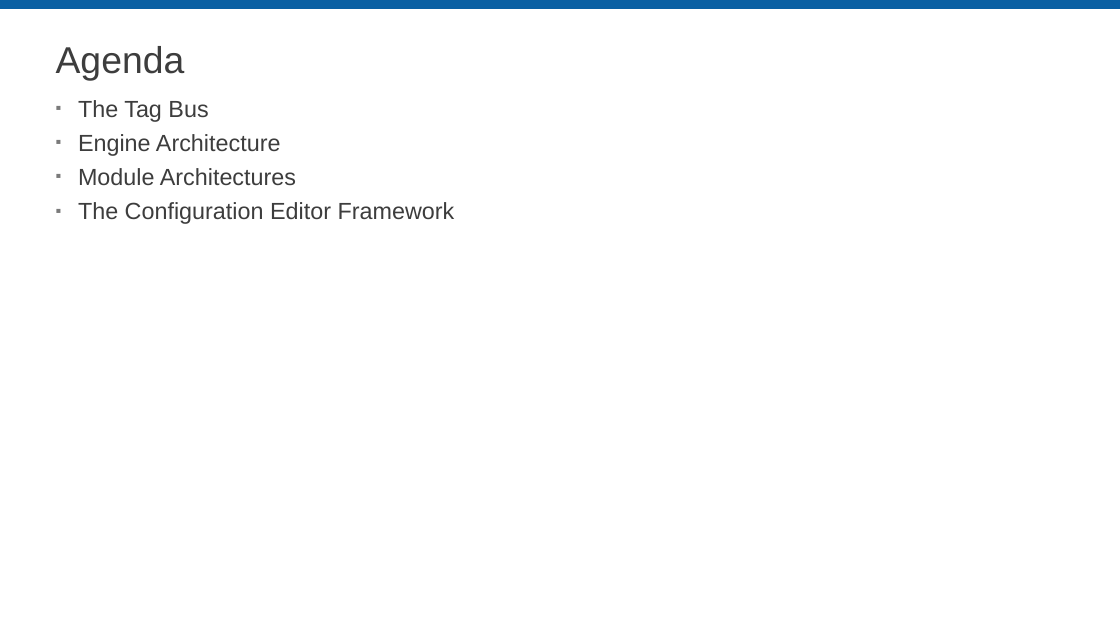
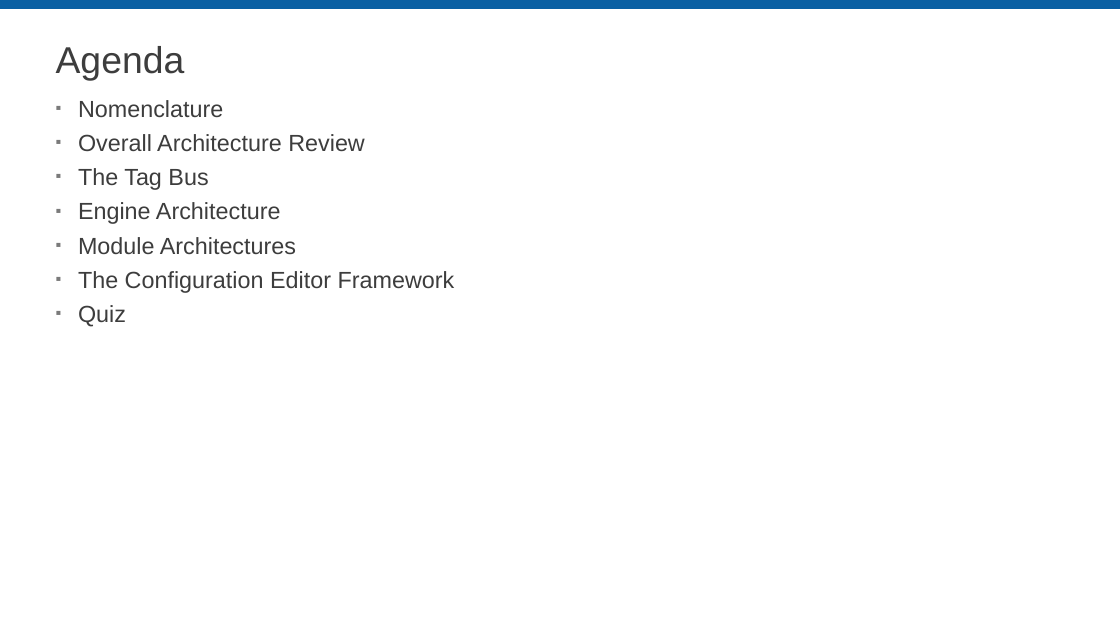
Before and after one commit to LabVIEW-DCAF/Documentation, a slide deck: slide 2 of Trunk/Getting Started Material/DCAF Training/3 DCAF Components.pptx. Drawn at 1120x630 pixels with LibreOffice and Linux fonts; fonts in the diff are those of the drawing; background and template pictures are left out. Boxes give left, top, right and bottom in pixels: in the first picture for what was removed or moved away, otherwise in the second. Text is boxed around its words. In the diff, an @@ line names an element or a change of style, - is before the commit and + after.

```diff
--- a/Trunk/Getting Started Material/DCAF Training/3 DCAF Components.pptx
+++ b/Trunk/Getting Started Material/DCAF Training/3 DCAF Components.pptx
@@ text at (78,100,365,151): paragraphs added @@
+▪ Nomenclature
+▪ Overall Architecture Review
@@ text at (78,305,126,327): paragraph added @@
+▪ Quiz
```
Also in this commit, not shown: 7 other slides changed, 21 slides added, 1 slide removed.
